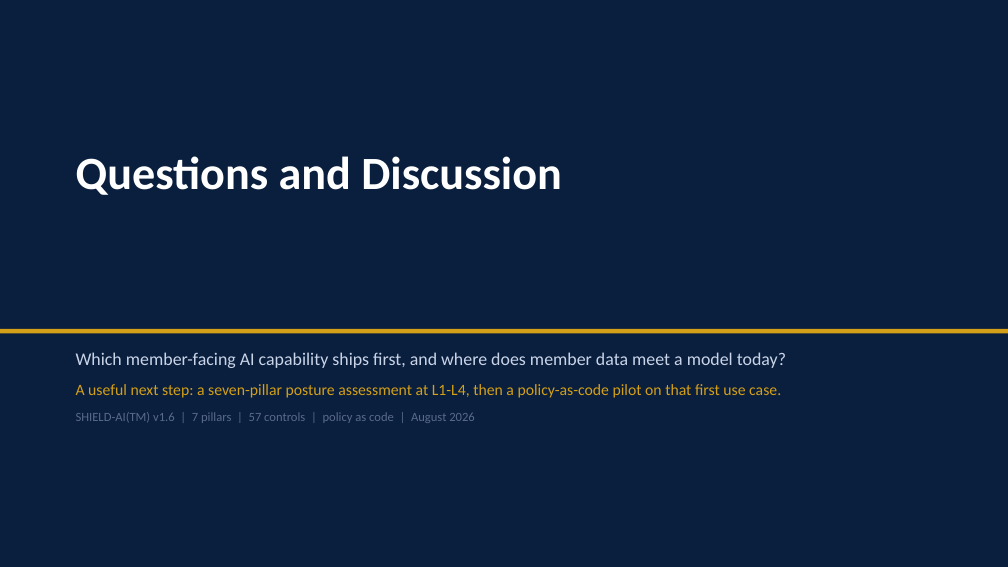
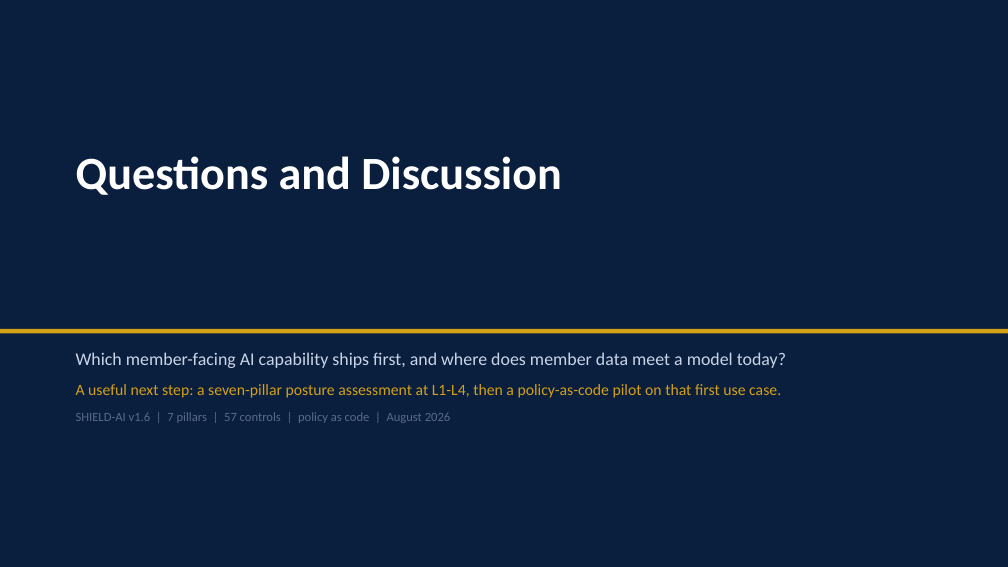
Before and after one commit to monch1962/shield-ai, a slide deck: slide 24 of client-specific/aware-super/shield-ai-deck-aware-super.pptx. Drawn at 1008x567 pixels with LibreOffice and Linux fonts; fonts in the diff are those of the drawing. Boxes give left, top, right and bottom in pixels: in the first picture for what was removed or moved away, otherwise in the second. Text is boxed around its words. In the diff, an @@ line names an element or a change of style, - is before the commit and + after.

```diff
--- a/client-specific/aware-super/shield-ai-deck-aware-super.pptx
+++ b/client-specific/aware-super/shield-ai-deck-aware-super.pptx
@@ text at (x1=76, y1=412, x2=450, y2=423): text changed @@
-SHIELD-AI(TM) v1.6 | 7 pillars | 57 controls | policy as code | August 2026
+SHIELD-AI v1.6 | 7 pillars | 57 controls | policy as code | August 2026
```
Also in this commit, not shown: 23 other slides changed, 5 other files.
